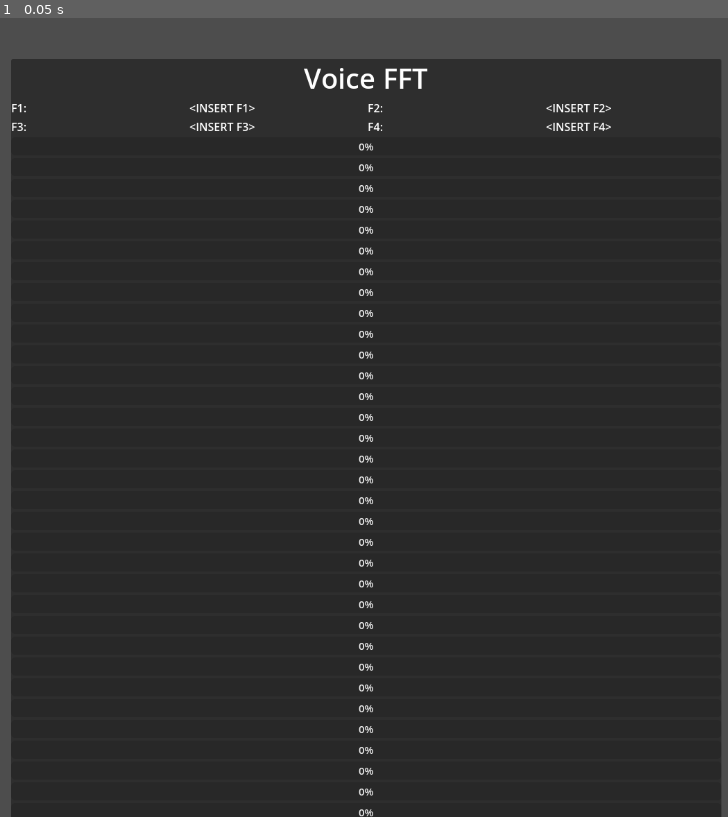
Above: before the commit, frame 1.
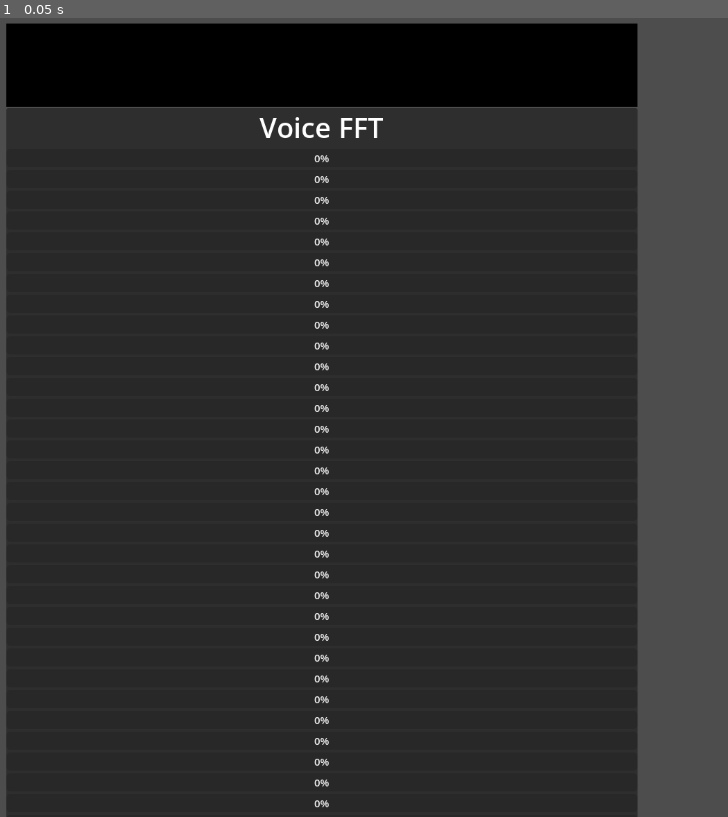
Above: after the commit, the same moment.

Repository: InfernalWAVE/GD_Spectrogram
Game: Godot game, scene res://phoneme_detect_test.tscn
Same seed, same stepped clock (60 frames per second), same inputs: the game is played once before the commit and once after it.
Inputs:
- Up to frame 1 (0.05 s): no input

The runs differ from the first frame. In frame 1, 22% of the frame differs, in the area x 0-100%, y 0-100%.

Commit message:
added realtime spectrogram

Diff:
--- a/default_bus_layout.tres
+++ b/default_bus_layout.tres
@@ -1,7 +1,4 @@
-[gd_resource type="AudioBusLayout" load_steps=4 format=3 uid="uid://d2xuweqiy54i"]
-
-[sub_resource type="AudioEffectCapture" id="AudioEffectCapture_wk6m4"]
-resource_name = "Capture"
+[gd_resource type="AudioBusLayout" load_steps=3 format=3 uid="uid://d2xuweqiy54i"]
 
 [sub_resource type="AudioEffectRecord" id="AudioEffectRecord_5ys5h"]
 resource_name = "Record"
@@ -13,13 +10,11 @@
 [resource]
 bus/1/name = &"Record"
 bus/1/solo = false
-bus/1/mute = true
+bus/1/mute = false
 bus/1/bypass_fx = false
 bus/1/volume_db = 0.0
 bus/1/send = &"Master"
-bus/1/effect/0/effect = SubResource("AudioEffectCapture_wk6m4")
+bus/1/effect/0/effect = SubResource("AudioEffectRecord_5ys5h")
 bus/1/effect/0/enabled = true
-bus/1/effect/1/effect = SubResource("AudioEffectRecord_5ys5h")
+bus/1/effect/1/effect = SubResource("AudioEffectSpectrumAnalyzer_hikcl")
 bus/1/effect/1/enabled = true
-bus/1/effect/2/effect = SubResource("AudioEffectSpectrumAnalyzer_hikcl")
-bus/1/effect/2/enabled = true
--- a/mfcc_heatmap.tres
+++ /dev/null
@@ -1,5 +0,0 @@
-[gd_resource type="Gradient" format=3 uid="uid://b3g17ixcb0xin"]
-
-[resource]
-offsets = PackedFloat32Array(0.509091, 0.863636, 0.95, 1)
-colors = PackedColorArray(0.478182, 0.434545, 0.956364, 1, 1, 0.36, 0.36, 1, 1, 0, 0, 1, 0, 0, 0, 1)
--- a/phoneme_detect_test.gd
+++ b/phoneme_detect_test.gd
@@ -7,6 +7,8 @@
 
 extends AudioStreamPlayer
 
+@export var realtime_calc: bool = false
+
 @export var audio_level_bar_scene: PackedScene
 @export var levels_container: VBoxContainer
 @export var heatmap: Gradient
@@ -17,8 +19,8 @@
 @export var F3_label: Label
 @export var F4_label: Label
 
-@export var spectrogram_resource_name: String
-@export var spectrogram_capture_dir: String
+@export var spectrogram_resource_name: String = "spectrogram_capture_1"
+@export var spectrogram_capture_dir: String = "res://captures/"
 
 @onready var spectrum: AudioEffectSpectrumAnalyzerInstance = AudioServer.get_bus_effect_instance(1,2)
 
@@ -71,16 +73,24 @@
 	powers.append(current_powers)
 	energies.append(current_energies)
 
-	var dynamic_threshold_value = dynamic_threshold(energies)
-	var frame_formants = get_formants_for_frame(current_energies, dynamic_threshold_value)
-	formants.append(frame_formants)
+	if realtime_calc:
+		var dynamic_threshold_value = dynamic_threshold(energies)
+		var frame_formants = get_formants_for_frame(current_energies, dynamic_threshold_value)
+		formants.append(frame_formants)
+
+		var mel_energy_frame: Array = apply_mel_filters_to_frame(current_energies)
+		mel_energies.append(mel_energy_frame)
+
+		var mfcc_frame: Array = calculate_mfccs_from_frame(mel_energy_frame)
+		mfccs.append(mfcc_frame)
 
 func refresh_levels_ui() -> void:
 	for i in range(NUM_BUCKETS):
 		levels[i].set_value(energies[time_index][i] * LEVELS_SCALE)
 
-	for i in range(min(4, formants[-1].size())):
-		formant_labels[i].text = str(formants[-1][i])
+	if not formants.is_empty():
+		for i in range(min(4, formants[-1].size())):
+			formant_labels[i].text = str(formants[-1][i])
 
 
 func _notification(what):
@@ -95,18 +105,21 @@
 	spectrogram_resource.energies = energies
 	spectrogram_resource.powers = powers
 
-	extract_formants()
+	if not realtime_calc:
+		extract_formants() # not needed if realtime calc
 	spectrogram_resource.formants = formants
 
 	spectrogram_resource.image = create_spectrogram_image_w_formants(energies)
 	spectrogram_resource.image.save_png(spectrogram_capture_dir + spectrogram_resource_name + ".png")
 
-	apply_mel_filters_to_energies()
+	if not realtime_calc:
+		apply_mel_filters_to_energies() # not needed if realtime calc
 	spectrogram_resource.mel_energies = mel_energies
 	spectrogram_resource.mel_image = create_spectrogram_image(mel_energies)
 	spectrogram_resource.mel_image.save_png(spectrogram_capture_dir + spectrogram_resource_name + "_mel.png")
 
-	calculate_mfccs_from_mel_energies()
+	if not realtime_calc:
+		calculate_mfccs_from_mel_energies() # not needed if realtime calc
 	spectrogram_resource.mfccs = mfccs
 	spectrogram_resource.mfcc_image = create_mfcc_image(mfccs)
 	spectrogram_resource.mfcc_image.save_png(spectrogram_capture_dir + spectrogram_resource_name + "_mfcc.png")
@@ -314,3 +327,17 @@
 	formants.clear()
 	for frame in energies:
 		formants.append(get_formants_for_frame(frame, dynamic_threshold_value))
+
+func apply_mel_filters_to_frame(frame: Array) -> Array:
+	var mel_energy_frame: Array = []
+	for mel_filter in mel_filter_banks:
+		var mel_energy: float = 0.0
+		for i in range(mel_filter.size()):
+			mel_energy += frame[i] * mel_filter[i]
+		mel_energy_frame.append(mel_energy)
+	return mel_energy_frame
+
+func calculate_mfccs_from_frame(mel_energy_frame: Array) -> Array:
+	var log_mel_energies = mel_energy_frame.map(func(energy): return log(max(energy, EPSILON)))
+	var cepstral_coeffs = dct_ii(log_mel_energies)
+	return cepstral_coeffs
--- a/phoneme_detect_test.tscn
+++ b/phoneme_detect_test.tscn
@@ -1,96 +1,56 @@
 [gd_scene load_steps=6 format=3 uid="uid://cbc3v6awap3rk"]
 
-[ext_resource type="Script" path="res://phoneme_detect_test.gd" id="1_dcmin"]
+[ext_resource type="AudioStream" uid="uid://cfm1net7voei7" path="res://test_audio/sorohanro_-_solo-trumpet-06.hq.ogg" id="1_j4aqk"]
+[ext_resource type="Script" path="res://realtime_spectrogram.gd" id="2_d57jj"]
 [ext_resource type="PackedScene" path="res://audio_level_bar.tscn" id="2_ifqva"]
 [ext_resource type="Gradient" path="res://heatmap.tres" id="3_125jd"]
-[ext_resource type="Gradient" path="res://mfcc_heatmap.tres" id="4_vamn0"]
 
-[sub_resource type="AudioStreamMicrophone" id="AudioStreamMicrophone_7md2y"]
+[sub_resource type="ImageTexture" id="ImageTexture_y0xxr"]
 
-[node name="PhonemeDetect" type="PanelContainer"]
+[node name="Control" type="Control"]
+layout_mode = 3
+anchors_preset = 0
+offset_right = 1024.01
+offset_bottom = 161.584
+
+[node name="TextureRect" type="TextureRect" parent="."]
+layout_mode = 2
+offset_left = 60.6965
+offset_top = 8.16078
+offset_right = 970.919
+offset_bottom = 63.1608
+texture = SubResource("ImageTexture_y0xxr")
+
+[node name="PhonemeDetect" type="PanelContainer" parent="."]
+layout_mode = 1
 anchors_preset = -1
 anchor_left = 0.059
 anchor_top = 0.051
 anchor_right = 0.948
 anchor_bottom = 0.948
 offset_left = 0.279995
-offset_top = -0.0800018
+offset_top = 121.759
 offset_right = 0.159912
-offset_bottom = -871.84
+offset_bottom = 31.8183
 grow_horizontal = 2
 size_flags_horizontal = 4
 size_flags_vertical = 4
 
-[node name="VBoxContainer" type="VBoxContainer" parent="."]
+[node name="VBoxContainer" type="VBoxContainer" parent="PhonemeDetect"]
 layout_mode = 2
 
-[node name="Label" type="Label" parent="VBoxContainer"]
+[node name="Label" type="Label" parent="PhonemeDetect/VBoxContainer"]
 layout_mode = 2
 theme_override_font_sizes/font_size = 40
 text = "Voice FFT"
 horizontal_alignment = 1
 
-[node name="GridContainer" type="GridContainer" parent="VBoxContainer"]
-layout_mode = 2
-size_flags_vertical = 3
-columns = 4
-
-[node name="Label" type="Label" parent="VBoxContainer/GridContainer"]
-layout_mode = 2
-size_flags_horizontal = 3
-text = "F1: "
-
-[node name="Label2" type="Label" parent="VBoxContainer/GridContainer"]
-layout_mode = 2
-size_flags_horizontal = 3
-text = "<INSERT F1>
-"
-
-[node name="Label3" type="Label" parent="VBoxContainer/GridContainer"]
-layout_mode = 2
-size_flags_horizontal = 3
-text = "F2: "
-
-[node name="Label4" type="Label" parent="VBoxContainer/GridContainer"]
-layout_mode = 2
-size_flags_horizontal = 3
-text = "<INSERT F2>
-"
-
-[node name="Label5" type="Label" parent="VBoxContainer/GridContainer"]
-layout_mode = 2
-size_flags_horizontal = 3
-text = "F3: "
-
-[node name="Label6" type="Label" parent="VBoxContainer/GridContainer"]
-layout_mode = 2
-size_flags_horizontal = 3
-text = "<INSERT F3>
-"
-
-[node name="Label7" type="Label" parent="VBoxContainer/GridContainer"]
-layout_mode = 2
-size_flags_horizontal = 3
-text = "F4: "
-
-[node name="Label8" type="Label" parent="VBoxContainer/GridContainer"]
-layout_mode = 2
-size_flags_horizontal = 3
-text = "<INSERT F4>
-"
-
-[node name="AudioStreamPlayer" type="AudioStreamPlayer" parent="." node_paths=PackedStringArray("levels_container", "F1_label", "F2_label", "F3_label", "F4_label")]
-stream = SubResource("AudioStreamMicrophone_7md2y")
+[node name="AudioStreamPlayer" type="AudioStreamPlayer" parent="PhonemeDetect" node_paths=PackedStringArray("texture_rect", "levels_container")]
+stream = ExtResource("1_j4aqk")
 autoplay = true
 bus = &"Record"
-script = ExtResource("1_dcmin")
+script = ExtResource("2_d57jj")
+texture_rect = NodePath("../../TextureRect")
 audio_level_bar_scene = ExtResource("2_ifqva")
 levels_container = NodePath("../VBoxContainer")
 heatmap = ExtResource("3_125jd")
-mfcc_heatmap = ExtResource("4_vamn0")
-F1_label = NodePath("../VBoxContainer/GridContainer/Label2")
-F2_label = NodePath("../VBoxContainer/GridContainer/Label4")
-F3_label = NodePath("../VBoxContainer/GridContainer/Label6")
-F4_label = NodePath("../VBoxContainer/GridContainer/Label8")
-spectrogram_resource_name = "spectrogram_capture_1"
-spectrogram_capture_dir = "res://captures/"
--- /dev/null
+++ b/realtime_spectrogram.gd
@@ -0,0 +1,117 @@
+ # ****************************************************************
+ # * Copyright (c) 2024 Ryan Powell
+ # *
+ # * This software is released under the MIT License.
+ # * See the LICENSE file in the project root for more information.
+ # *****************************************************************
+
+extends AudioStreamPlayer
+
+@export var texture_rect: TextureRect
+@export var audio_level_bar_scene: PackedScene
+@export var levels_container: VBoxContainer
+@export var heatmap: Gradient
+
+@export var spectrogram_resource_name: String = "spectrogram_capture_1"
+@export var spectrogram_capture_dir: String = "res://captures/"
+
+@onready var spectrum: AudioEffectSpectrumAnalyzerInstance = AudioServer.get_bus_effect_instance(1,1)
+
+var powers: Array[Array]
+var energies: Array[Array]
+var levels: Array[ProgressBar]
+var time_index: int = 0
+
+var realtime_image: Image
+
+const NUM_BUCKETS: int = 256
+const MAX_FREQ: float = 8000.0
+const MIN_FREQ: float = 180.0
+const MIN_DB: float = 60.0
+const LEVELS_SCALE: float = 100.0
+const SPECTROGAM_SCALE: int = 8
+const SAMPLE_RATE: int = 44100
+const EPSILON: float = 1e-6
+const NUM_FRAMES: int = 120
+
+func _ready() -> void:
+	var empty_powers: Array[Vector2] = []
+	var empty_energies: Array[float] = []
+
+	empty_powers.resize(NUM_BUCKETS)
+	empty_energies.resize(NUM_BUCKETS)
+
+	for i in range(NUM_BUCKETS):
+		empty_powers[i] = Vector2.ZERO
+		empty_energies[i] = 0.0
+
+	powers.clear()
+	energies.clear()
+	powers.resize(NUM_FRAMES)
+	energies.resize(NUM_FRAMES)
+
+	for i in range(NUM_FRAMES):
+		powers[i] = empty_powers.duplicate(true)
+		energies[i] = empty_energies.duplicate(true)
+
+	for i in range(NUM_BUCKETS):
+		var level: ProgressBar = audio_level_bar_scene.instantiate()
+		levels_container.add_child(level)
+		levels.append(level)
+
+	realtime_image = Image.create(NUM_BUCKETS, NUM_FRAMES, false, Image.FORMAT_RGBA8)
+	realtime_image.fill(Color(0, 0, 0, 1))  # Fill with black initially
+	texture_rect.texture.set_image(realtime_image)
+
+func _process(delta: float) -> void:
+	spectrum_analyze_audio()
+	refresh_levels_ui()
+	time_index += 1
+
+var circular_buffer_index: int = 0
+func spectrum_analyze_audio() -> void:
+	var start_freq: float = MIN_FREQ
+	var current_powers: Array[Vector2]
+	var current_energies: Array[float]
+
+	for i in range(NUM_BUCKETS):
+		var end_freq: float = float(i+1) * MAX_FREQ / NUM_BUCKETS;
+		current_powers.append(spectrum.get_magnitude_for_frequency_range(start_freq, end_freq))
+		current_energies.append(clampf((MIN_DB + linear_to_db(current_powers[i].length()))/MIN_DB, 0.0, 1.0))
+
+		start_freq = end_freq
+
+	powers[circular_buffer_index] = current_powers
+	energies[circular_buffer_index] = current_energies
+
+	circular_buffer_index = (circular_buffer_index + 1) % NUM_FRAMES
+
+func refresh_levels_ui() -> void:
+	for i in range(NUM_BUCKETS):
+		levels[i].set_value(energies[time_index%NUM_FRAMES][i] * LEVELS_SCALE)
+
+	update_spectrogram_image()
+
+func update_spectrogram_image():
+	var width = NUM_BUCKETS
+	var height = NUM_FRAMES
+	var data = PackedByteArray()
+
+	# Prepare the pixel data for the image
+	for y in range(height):
+		for x in range(width):
+			# Here we're taking the energy value and multiplying by 255 for a 0-255 color value range
+			var energy = energies[y][x]
+			var color_value: Color = heatmap.sample(energy)
+			# We're adding color_value to the R, G, and B channels for a grayscale image
+			# and setting alpha channel to 255 for full opacity
+			data.push_back(color_value.r8)  # R
+			data.push_back(color_value.g8)  # G
+			data.push_back(color_value.b8)  # B
+			data.push_back(255)          # A
+
+	# Create the new image from the data array
+	var img = Image.create_from_data(width, height, false, Image.FORMAT_RGBA8, data)
+
+	# Update the ImageTexture with the new image
+	texture_rect.texture.update(img)
--- /dev/null
+++ b/spectrogram.tres
@@ -0,0 +1,3 @@
+[gd_resource type="ImageTexture" format=3 uid="uid://cgc0f2vdgyglq"]
+
+[resource]
Binary file changed: captures/spectrogram_capture_1.png
Binary file changed: captures/spectrogram_capture_1_mel.png
Binary file changed: captures/spectrogram_capture_1_mfcc.png
